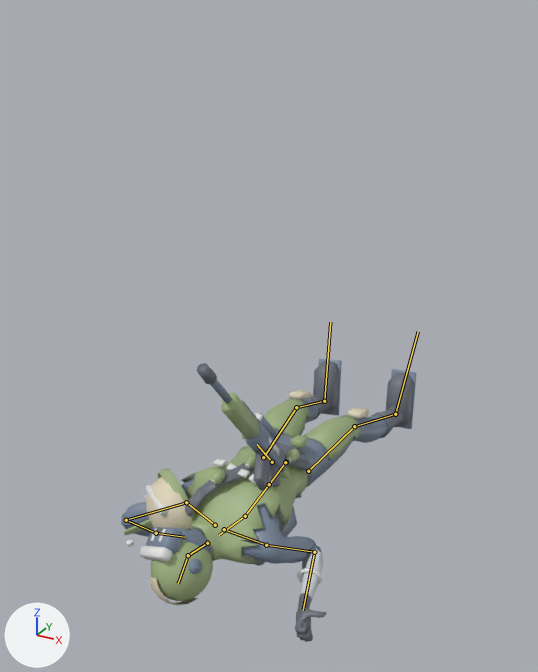
The glTF model assets/models/heroes/ryker/ryker.glb: old version first, new version second.
Before and after are seen from a camera (50 mm lens) standing at (1.33, -2.83, 2.08) and looking at (-0.1, -0.23, 0.78). The lights are fixed; the arrows at lower left show +X, +Y and +Z. The first picture is the older version. Both versions are drawn at frame 24 of the action 'death'; the numbers are the values there. The bones that change, and the others that lie on the model, are drawn over the model as lines.

In view in the first picture: 'ryker'.
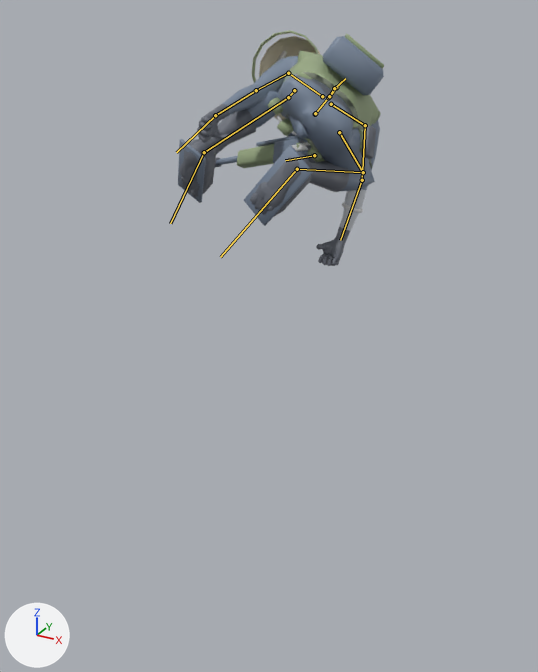
Location of each change, [x1, y1, x2, y2] in pixels of the pictures (538 x 672 px):
'ryker', posed (30% narrower, 17% shorter): before [121, 359, 417, 642]; after [178, 30, 384, 266]
bone 'Hips', root to tip: before (286, 462) to (285, 462); after (315, 114) to (315, 113)
bone 'Spine', root to tip: before (285, 462) to (269, 484); after (315, 113) to (328, 97)
bone 'Chest', root to tip: before (269, 484) to (245, 516); after (328, 97) to (336, 87)
bone 'UpperChest', root to tip: before (245, 516) to (219, 535); after (336, 87) to (331, 94)
bone 'Neck', root to tip: before (207, 543) to (188, 555); after (329, 96) to (334, 88)
bone 'Head', root to tip: before (188, 555) to (178, 583); after (334, 88) to (345, 78)
bone 'Clavicle_L', root to tip: before (215, 525) to (186, 502); after (322, 96) to (288, 73)
bone 'UpperArm_L', root to tip: before (186, 502) to (126, 520); after (288, 73) to (256, 90)
bone 'LowerArm_L', root to tip: before (126, 520) to (156, 533); after (256, 90) to (215, 115)
bone 'Clavicle_R', root to tip: before (224, 529) to (266, 545); after (331, 104) to (365, 125)
bone 'UpperArm_R', root to tip: before (266, 545) to (314, 552); after (365, 125) to (362, 180)
bone 'LowerArm_R', root to tip: before (314, 552) to (303, 610); after (362, 180) to (340, 240)
bone 'Weapon', root to tip: before (272, 462) to (257, 444); after (314, 155) to (285, 160)
bone 'UpperLeg_L', root to tip: before (263, 457) to (296, 407); after (294, 90) to (288, 97)
bone 'LowerLeg_L', root to tip: before (296, 407) to (324, 401); after (288, 97) to (204, 152)
bone 'Foot_L', root to tip: before (324, 401) to (330, 322); after (204, 152) to (170, 223)
bone 'UpperLeg_R', root to tip: before (308, 471) to (354, 426); after (339, 132) to (363, 172)
bone 'LowerLeg_R', root to tip: before (354, 426) to (395, 414); after (363, 172) to (297, 169)
bone 'Foot_R', root to tip: before (395, 414) to (418, 331); after (297, 169) to (220, 257)

What the commit changed:
Bone 'Hips' (bone_hips) moves from (0.0, -0.82, 0.25) to (0.063, 0.712, 0.161).
Bone 'Hips' (bone_hips) turns from (80, 0, 0) to (-89, 9, -40) degrees about its own x, y and z.
Bone 'Spine' (bone_spine) turns from (10, 0, 0) to (-2, 0, 6) degrees about its own x, y and z.
Bone 'Chest' (bone_chest) turns from (0, 0, 0) to (-14, 0, 1) degrees about its own x, y and z.
Bone 'UpperChest' (bone_upperchest) turns from (15, -3, 10) to (0, 0, 0) degrees about its own x, y and z.
Bone 'Neck' (bone_neck) turns from (0, 0, 0) to (39, -1, 2) degrees about its own x, y and z.
Bone 'Head' (bone_head) turns from (25, 30, -1) to (-8, -1, -9) degrees about its own x, y and z.
Bone 'Clavicle_L' (bone_clavicle_l) turns from (0, 0, 0) to (30, 1, -3) degrees about its own x, y and z.
Bone 'UpperArm_L' (bone_upperarm_l) turns from (40, -29, 70) to (-11, -6, -57) degrees about its own x, y and z.
Bone 'LowerArm_L' (bone_lowerarm_l) turns from (-135, -5, -2) to (-29, 7, 27) degrees about its own x, y and z.
Bone 'Clavicle_R' (bone_clavicle_r) turns from (0, 0, 0) to (29, 2, -8) degrees about its own x, y and z.
Bone 'UpperArm_R' (bone_upperarm_r) turns from (-43, -7, -17) to (12, -6, 51) degrees about its own x, y and z.
Bone 'LowerArm_R' (bone_lowerarm_r) turns from (89, 46, -47) to (0, 0, -21) degrees about its own x, y and z.
Bone 'Weapon' (bone_weapon) turns from (-26, -148, 13) to (53, -46, -7) degrees about its own x, y and z.
Bone 'UpperLeg_L' (bone_upperleg_l) turns from (9, -9, 0) to (140, -33, 12) degrees about its own x, y and z.
Bone 'LowerLeg_L' (bone_lowerleg_l) turns from (-20, 3, 2) to (-101, -28, -23) degrees about its own x, y and z.
Bone 'Foot_L' (bone_foot_l) turns from (0, 0, 0) to (-5, 0, -3) degrees about its own x, y and z.
Bone 'UpperLeg_R' (bone_upperleg_r) turns from (6, -4, 1) to (108, 53, -40) degrees about its own x, y and z.
Bone 'LowerLeg_R' (bone_lowerleg_r) turns from (-12, -2, -1) to (-16, 47, 145) degrees about its own x, y and z.
Bone 'Foot_R' (bone_foot_r) turns from (0, 0, 0) to (-1, -1, -58) degrees about its own x, y and z.
